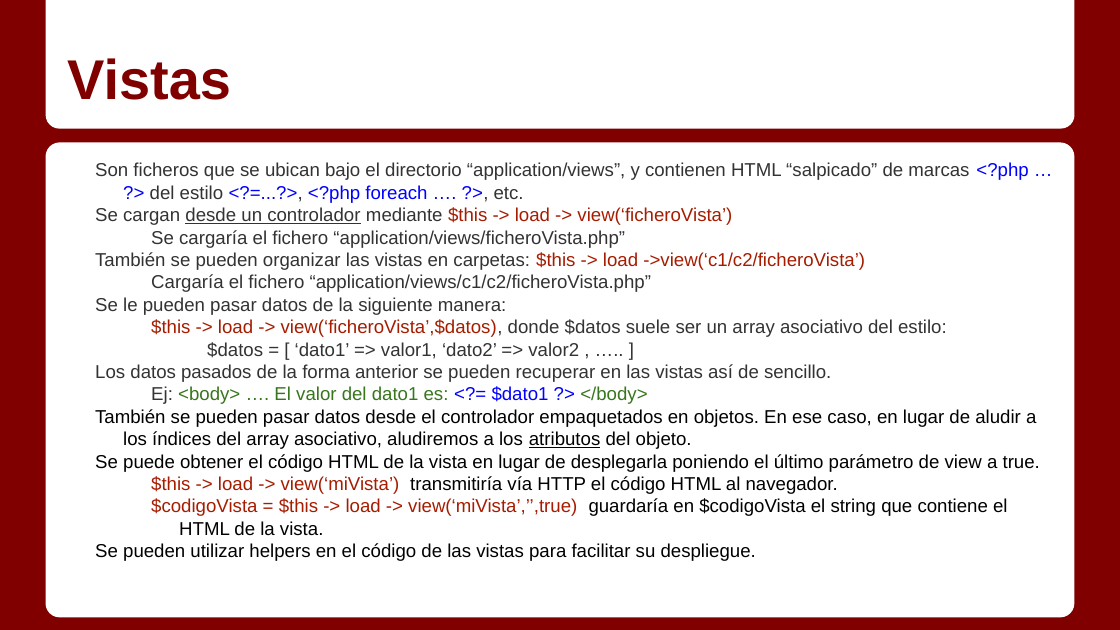
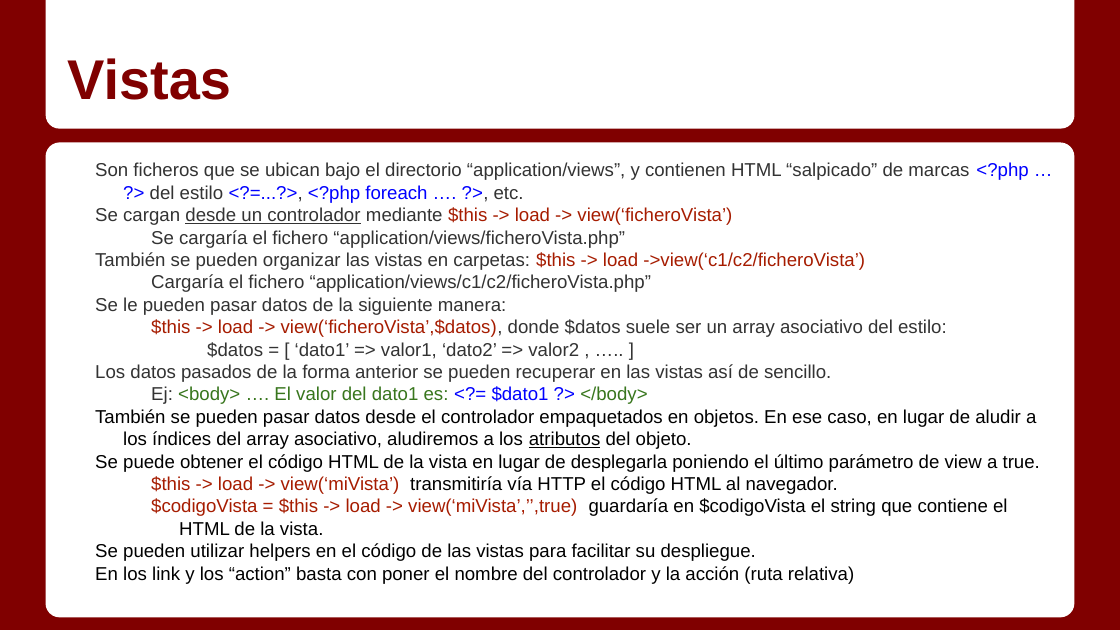
Before and after one commit to Gmuela/Apuntes, a slide deck: slide 5 of Servidor/Temas/1_7_2 - Code Igniter básico.pptx. Drawn at 1120x630 pixels with LibreOffice and Linux fonts; fonts in the diff are those of the drawing. Boxes give left, top, right and bottom in pixels: in the first picture for what was removed or moved away, otherwise in the second. Text is boxed around its words. In the diff, an @@ line names an element or a change of style, - is before the commit and + after.

Commit message:
15/12/2015

```diff
--- a/Servidor/Temas/1_7_2 - Code Igniter básico.pptx
+++ b/Servidor/Temas/1_7_2 - Code Igniter básico.pptx
@@ text at (x1=95, y1=566, x2=854, y2=584): paragraph added @@
+En los link y los “action” basta con poner el nombre del controlador y la acción (ruta relativa)
```
